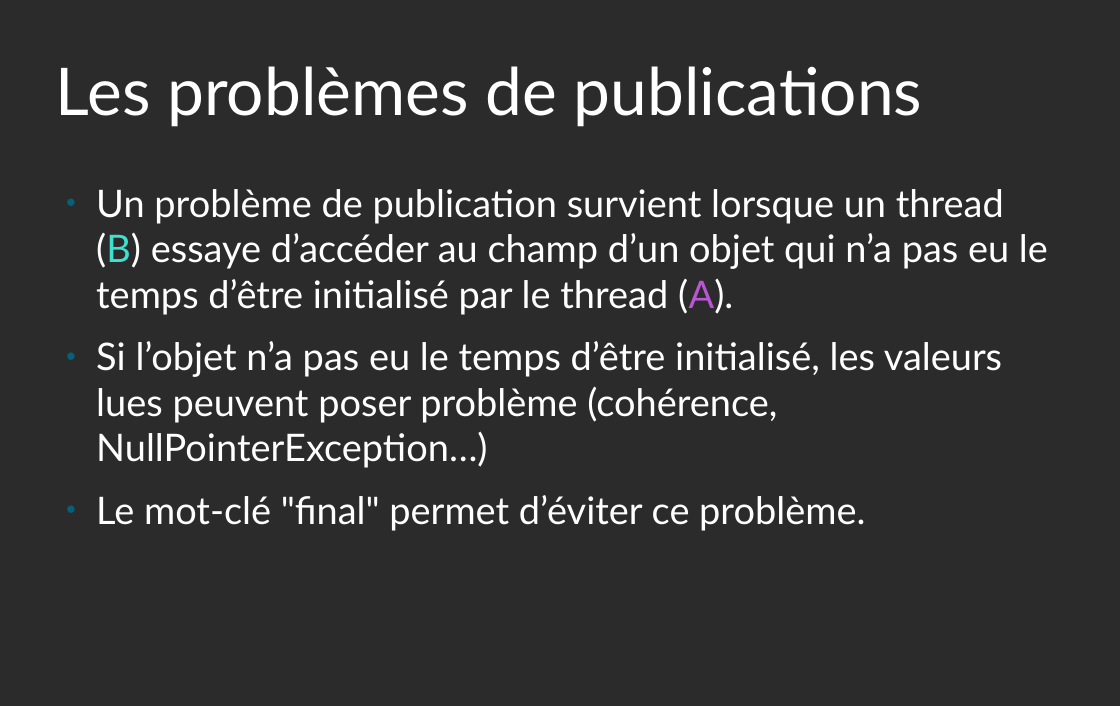
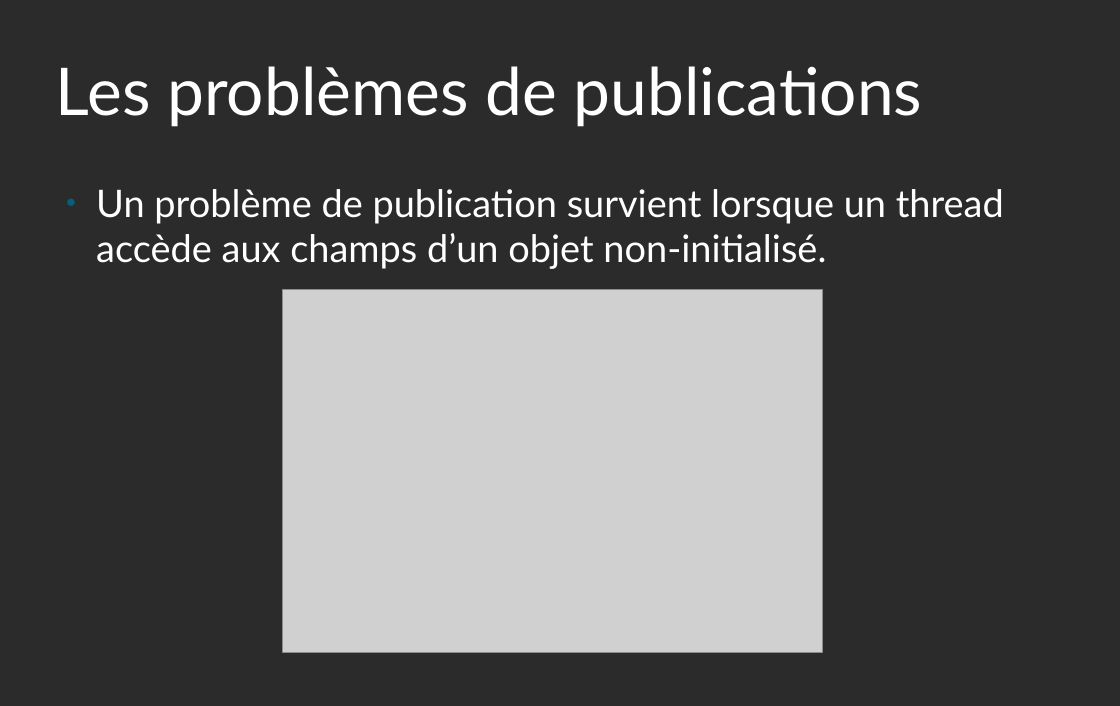
Before and after one commit to Caucorico/ESIPE, a slide deck: slide 3 of Concurrency-Structure/TP-02/lab02-diapos-guillaume-cau.odp. Drawn at 1120x706 pixels with LibreOffice and Linux fonts; fonts in the diff are those of the drawing; grey boxes stand for pictures; background and template pictures are left out; a plain dark background stands for a picture behind light text. Boxes give left, top, right and bottom in pixels: in the first picture for what was removed or moved away, otherwise in the second. Text is boxed around its words. In the diff, an @@ line names an element or a change of style, - is before the commit and + after.

```diff
--- a/Concurrency-Structure/TP-02/lab02-diapos-guillaume-cau.odp
+++ b/Concurrency-Structure/TP-02/lab02-diapos-guillaume-cau.odp
@@ text at (96,189,1004,269): text changed @@
-● Un problème de publication survient lorsque un thread (B) essaye d’accéder au champ d’un objet qui n’a pas eu le temps d’être initialisé par le thread (A).
-● Si l’objet n’a pas eu le temps d’être initialisé, les valeurs lues peuvent poser problème (cohérence, NullPointerException…)
-● Le mot-clé "final" permet d’éviter ce problème.
+● Un problème de publication survient lorsque un thread accède aux champs d’un objet non-initialisé.
@@ picture added at (283,289,823,652) @@
```
Also in this commit, not shown: 2 other slides changed, 2 slides added, 1 other file.
